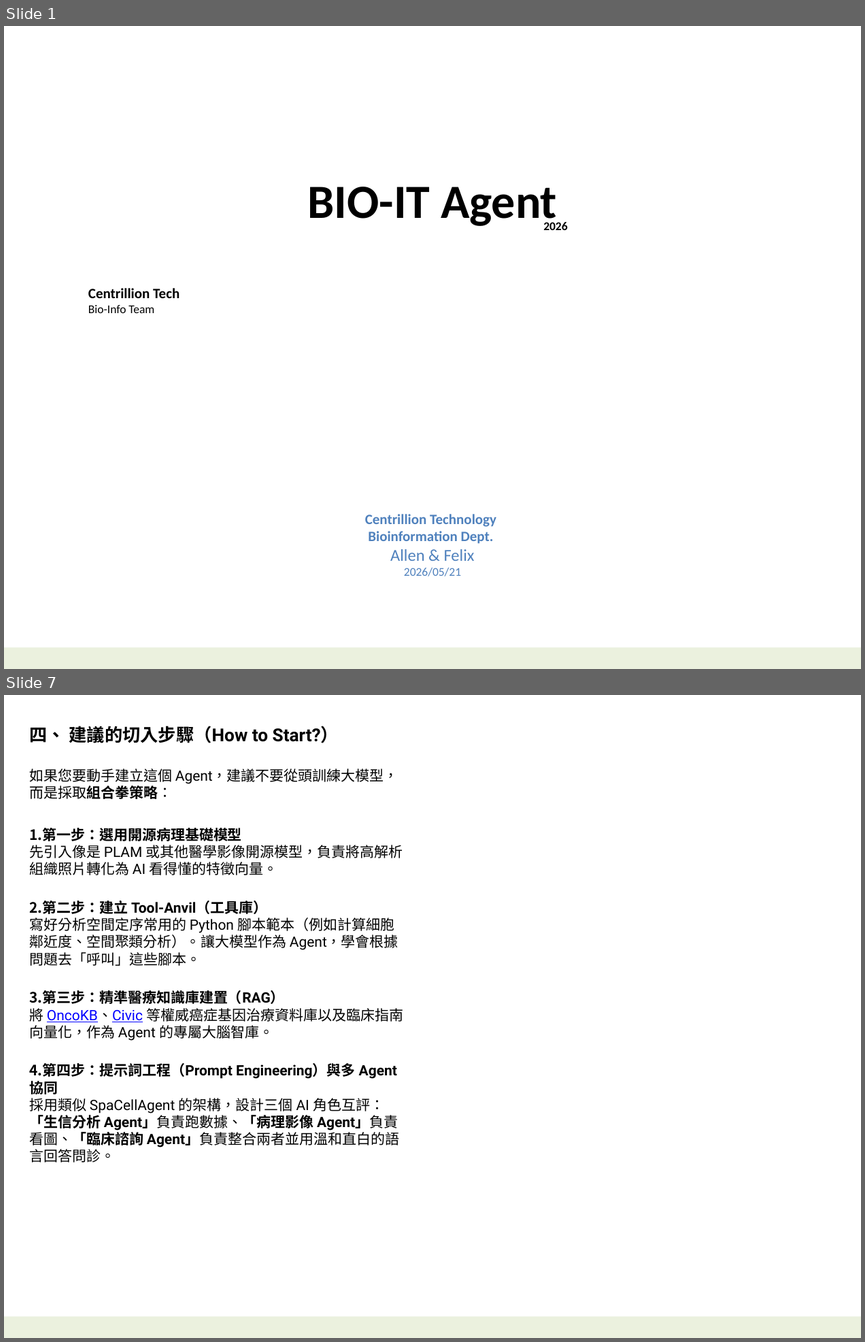
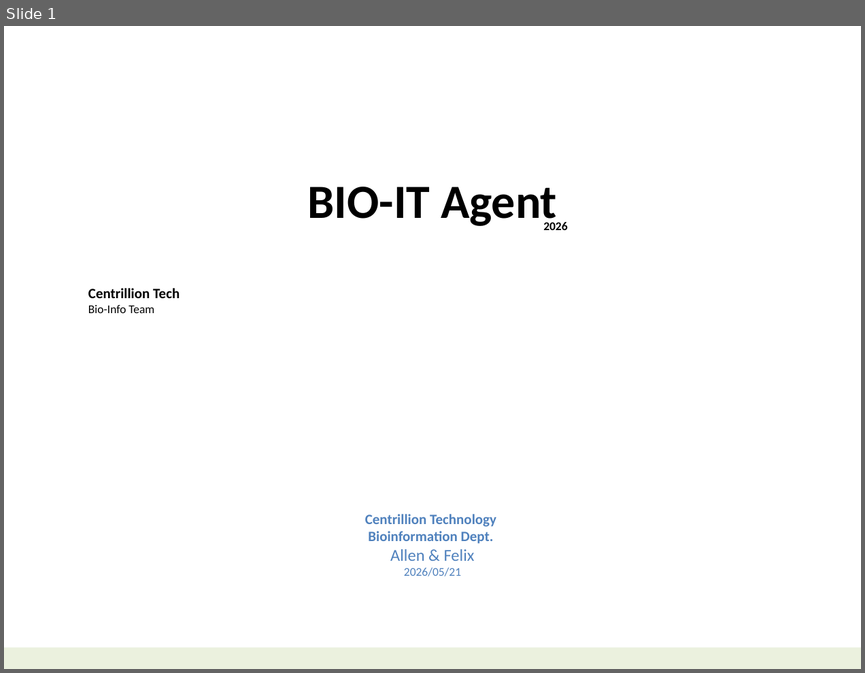
Before and after one commit to navibator/crazy-ai, a slide deck: bio-it-agent.pptx. Shown one above the other, each under a label of ours: slides 1 and 7 before the commit, slide 1 after it; the slides between them are not shown. The pictures are 865x1342 and 865x673 pixels, drawn with LibreOffice and Linux fonts; fonts in the diff are those of the drawing. Boxes give left, top, right and bottom in pixels: in the first picture for what was removed or moved away, otherwise in the second. Text is boxed around its words. In the diff, an @@ line names an element or a change of style, - is before the commit and + after.

Commit message:
bio-it agent

```diff
--- a/bio-it-agent.pptx
+++ b/bio-it-agent.pptx
@@ slide 7 removed at box(4, 695, 861, 1338), background #FFFFFF; not listed: 1 template element that a slide beside it also shows @@
@@ text removed at box(29, 726, 403, 1162) @@
-四、 建議的切入步驟（How to Start?）
-如果您要動手建立這個 Agent，建議不要從頭訓練大模型，而是採取組合拳策略：
-1. 第一步：選用開源病理基礎模型
-   先引入像是 PLAM 或其他醫學影像開源模型，負責將高解析組織照片轉化為 AI 看得懂的特徵向量。
-2. 第二步：建立 Tool-Anvil（工具庫）
-   寫好分析空間定序常用的 Python 腳本範本（例如計算細胞鄰近度、空間聚類分析）。讓大模型作為 Agent，學會根據問題去「呼叫」這些腳本。
-3. 第三步：精準醫療知識庫建置（RAG）
-   將 OncoKB、Civic 等權威癌症基因治療資料庫以及臨床指南向量化，作為 Agent 的專屬大腦智庫。
-4. 第四步：提示詞工程（Prompt Engineering）與多 Agent 協同
-   採用類似 SpaCellAgent 的架構，設計三個 AI 角色互評：「生信分析 Agent」負責跑數據、「病理影像 Agent」負責看圖、「臨床諮詢 Agent」負責整合兩者並用溫和直白的語言回答問診。
```
Also in this commit, not shown: 6 slides added, 5 other slides removed, 4 other files.
